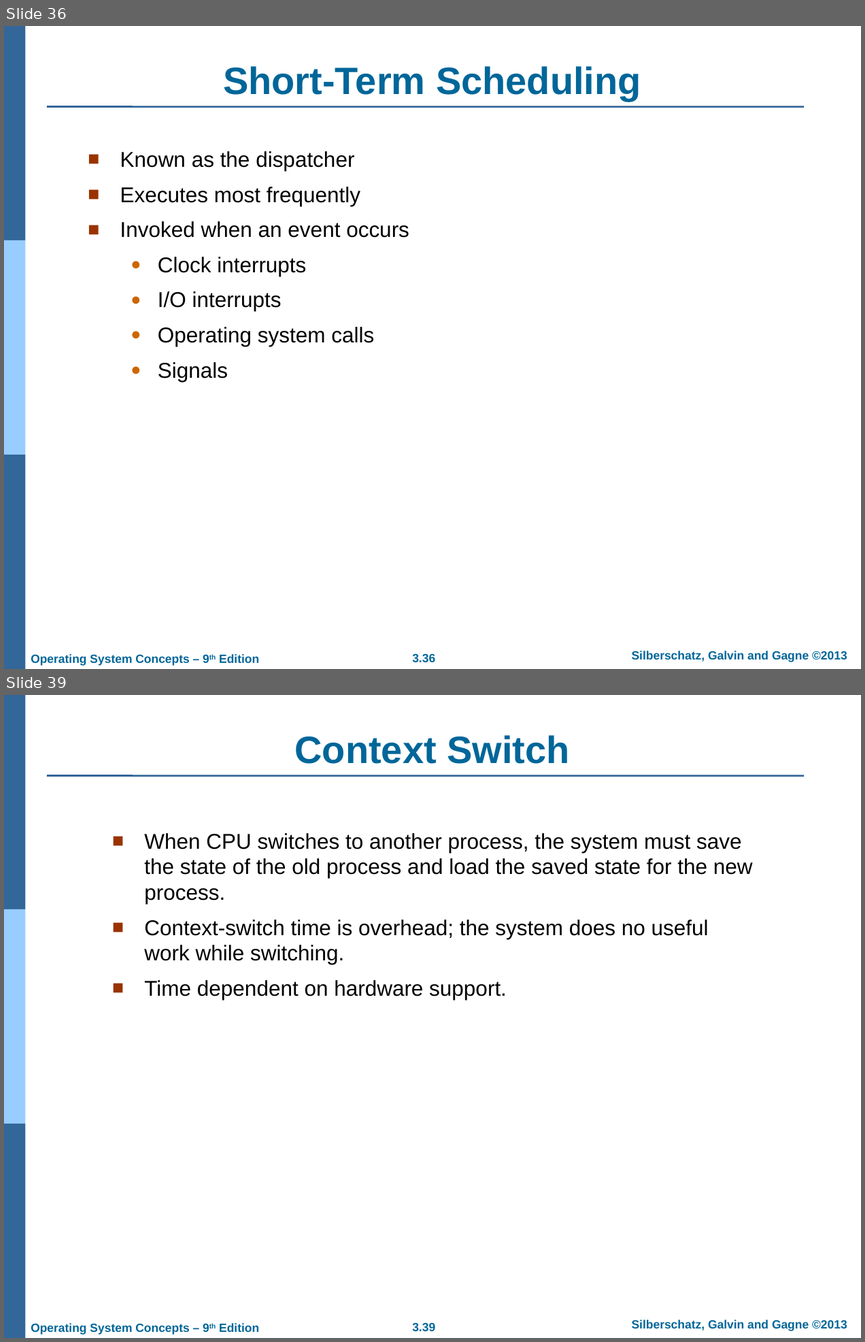
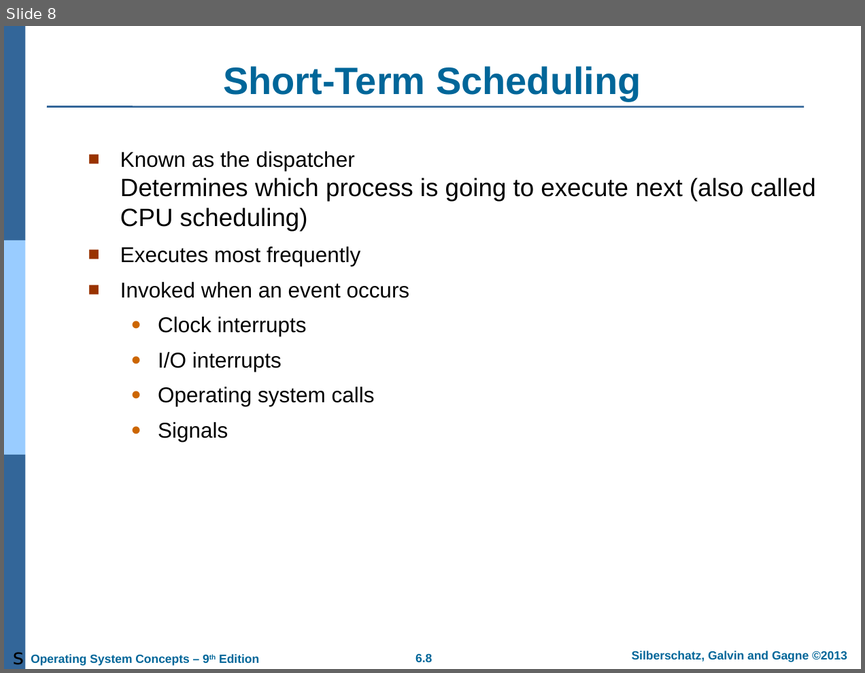
Before and after one commit to qasim2020/givezakat, a slide deck: static/AOS/Chapter 3.ppt. Shown one above the other, each under a label of ours: slides 36 and 39 before the commit, slide 8 after it; the slides between them are not shown. The pictures are 865x1342 and 865x673 pixels, drawn with LibreOffice and Linux fonts; fonts in the diff are those of the drawing; background and template pictures are left out. Boxes give left, top, right and bottom in pixels: in the first picture for what was removed or moved away, otherwise in the second. Text is boxed around its words. In the diff, an @@ line names an element or a change of style, - is before the commit and + after.

```diff
--- a/static/AOS/Chapter 3.ppt
+++ b/static/AOS/Chapter 3.ppt
@@ slide 39 removed at box(4, 695, 861, 1338), background #FFFFFF; not listed: 7 template elements that a slide beside it also shows @@
@@ title removed at box(295, 735, 569, 764) @@
-Context Switch
@@ text removed at box(144, 833, 753, 1000) @@
-■ When CPU switches to another process, the system must save the state of the old process and load the saved state for the new process.
-■ Context-switch time is overhead; the system does no useful work while switching.
-■ Time dependent on hardware support.
@@ what was slide 36 is now slide 8 @@
@@ slide 8 changed as well @@
@@ text at box(120, 151, 816, 231): text changed; size 18 to 21 pt @@
-■ Known as the dispatcher
+■ Known as the dispatcher
+  Determines which process is going to execute next (also called CPU scheduling)
@@ text added at box(13, 652, 24, 665), 18 pt, text #000000 @@
+s
@@ page number at box(415, 653, 432, 662): text changed @@
-3.36
+6.8
```
Also in this commit, not shown: 1 other slide changed, 41 slides added, 59 other slides removed, 12 other files.
